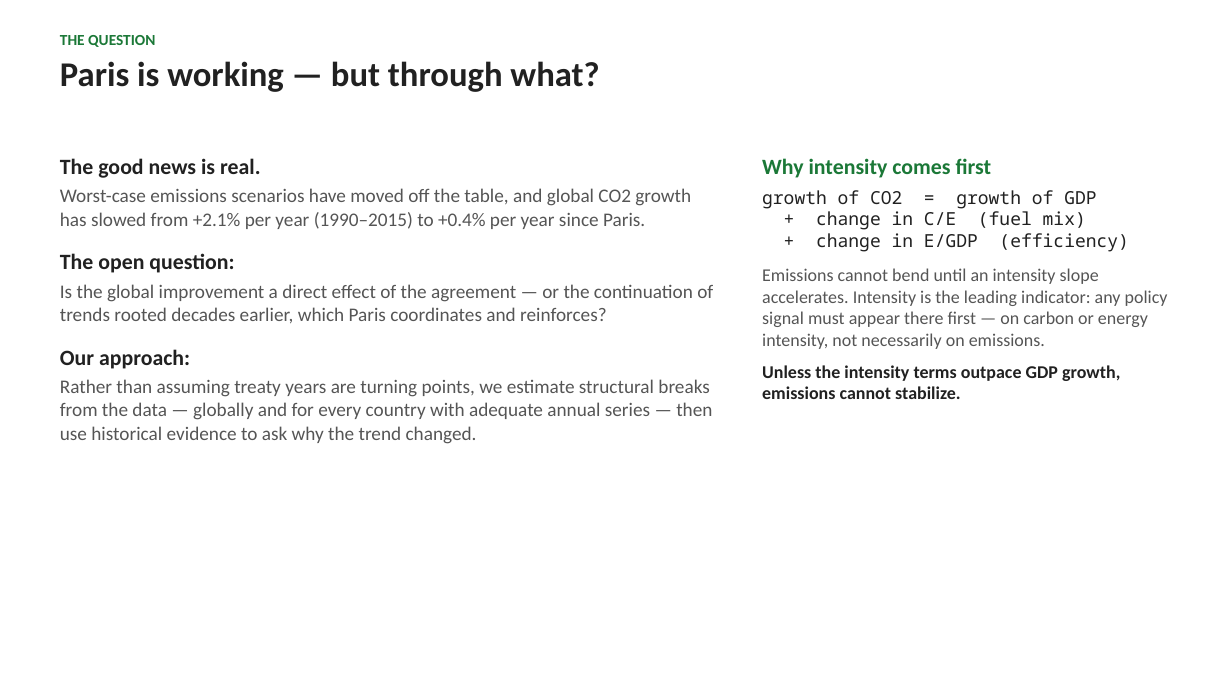
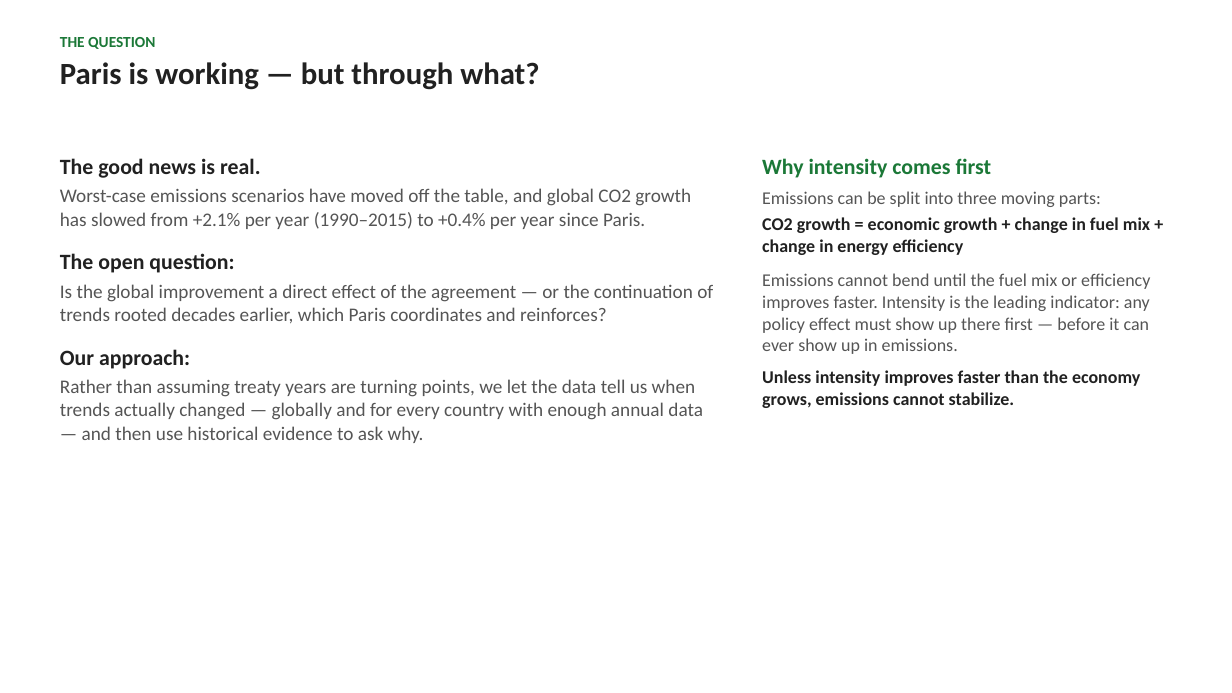
Before and after one commit to cwejnert/HDI-Happiness, a slide deck: slide 2 of carbon_breakpoints_takeaway_figures/what_bends_the_curve_final.pptx. Drawn at 1232x693 pixels with LibreOffice and Linux fonts; fonts in the diff are those of the drawing. Boxes give left, top, right and bottom in pixels: in the first picture for what was removed or moved away, otherwise in the second. Text is boxed around its words. In the diff, an @@ line names an element or a change of style, - is before the commit and + after.

```diff
--- a/carbon_breakpoints_takeaway_figures/what_bends_the_curve_final.pptx
+++ b/carbon_breakpoints_takeaway_figures/what_bends_the_curve_final.pptx
@@ text at [60, 62, 539, 90]: size 27 to 24 pt in "Paris is working — but through what?" @@
@@ text at [762, 191, 1150, 408]: text changed @@
-growth of CO2 = growth of GDP
-+ change in C/E (fuel mix)
-+ change in E/GDP (efficiency)
-Emissions cannot bend until an intensity slope accelerates. Intensity is the leading indicator: any policy signal must appear there first — on carbon or energy intensity, not necessarily on emissions.
-Unless the intensity terms outpace GDP growth, emissions cannot stabilize.
+Emissions can be split into three moving parts:
+CO2 growth = economic growth + change in fuel mix + change in energy efficiency
+Emissions cannot bend until the fuel mix or efficiency improves faster. Intensity is the leading indicator: any policy effect must show up there first — before it can ever show up in emissions.
+Unless intensity improves faster than the economy grows, emissions cannot stabilize.
@@ text at [60, 379, 703, 443]: text changed @@
-Rather than assuming treaty years are turning points, we estimate structural breaks from the data — globally and for every country with adequate annual series — then use historical evidence to ask why the trend changed.
+Rather than assuming treaty years are turning points, we let the data tell us when trends actually changed — globally and for every country with enough annual data — and then use historical evidence to ask why.
```
Also in this commit, not shown: 15 other slides changed, 5 slides added, 5 slides removed, 2 other files.
